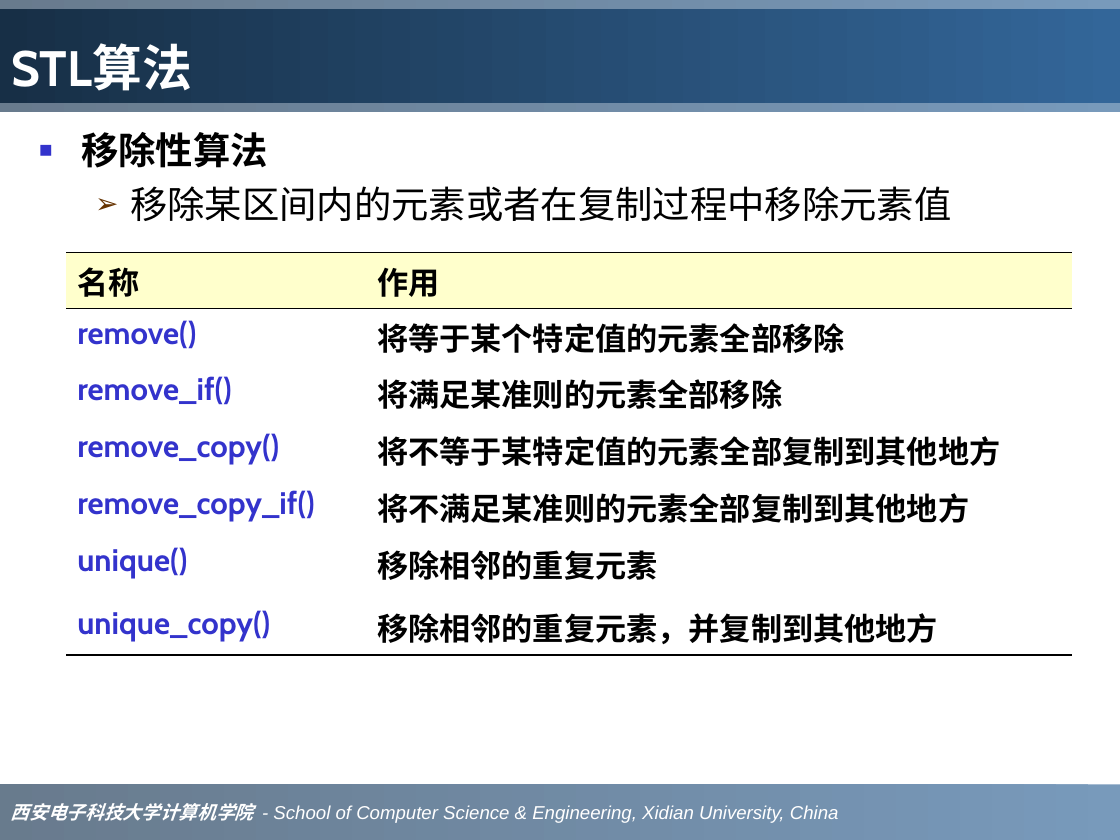
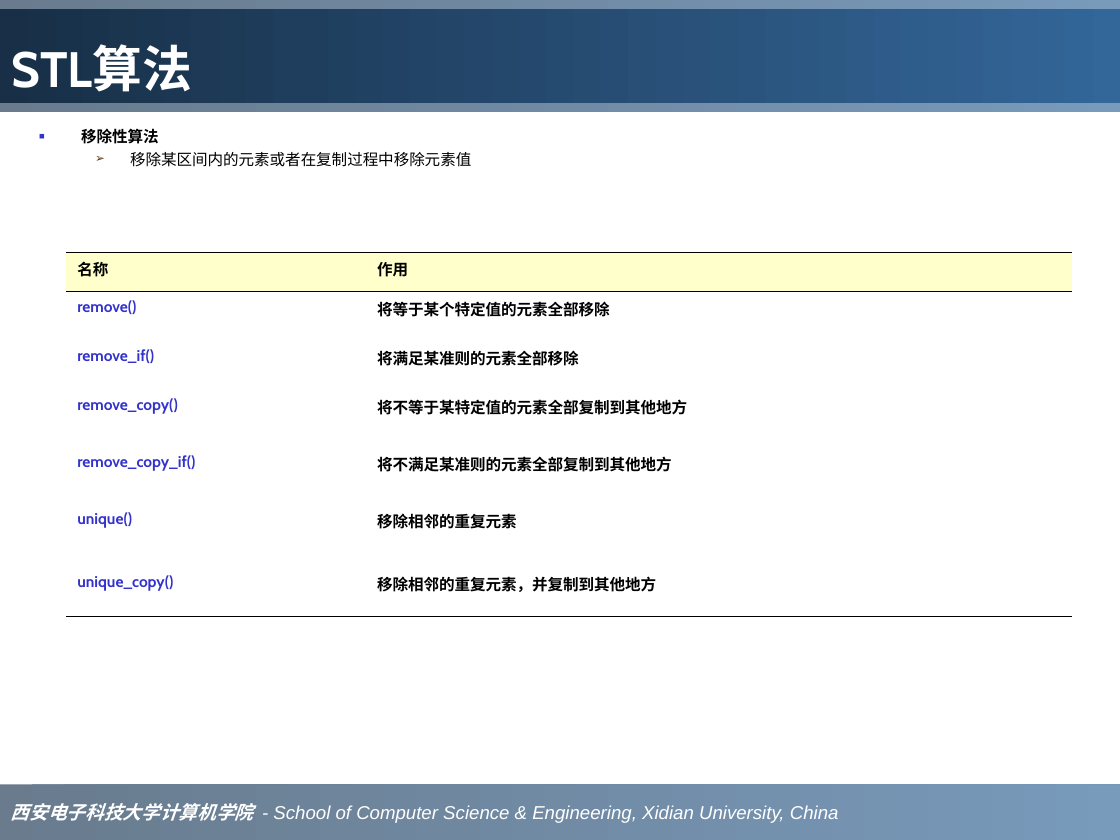
Before and after one commit to sinomiko/reading, a slide deck: slide 72 of source/CPP/C++-STL详解.ppt. Drawn at 1120x840 pixels with LibreOffice and Linux fonts; fonts in the diff are those of the drawing. Boxes give left, top, right and bottom in pixels: in the first picture for what was removed or moved away, otherwise in the second. Text is boxed around its words. In the diff, an @@ line names an element or a change of style, - is before the commit and + after.

```diff
--- a/source/CPP/C++-STL详解.ppt
+++ b/source/CPP/C++-STL详解.ppt
@@ text "移除性算法" at bbox=[81, 128, 471, 167]: size 24 to 10 pt; less space between paragraphs @@
@@ table at bbox=[66, 252, 1072, 616] @@
@@ size 20 to 10 pt @@
@@ less space between paragraphs @@
```
Also in this commit, not shown: 87 other slides changed, 2 other files.
